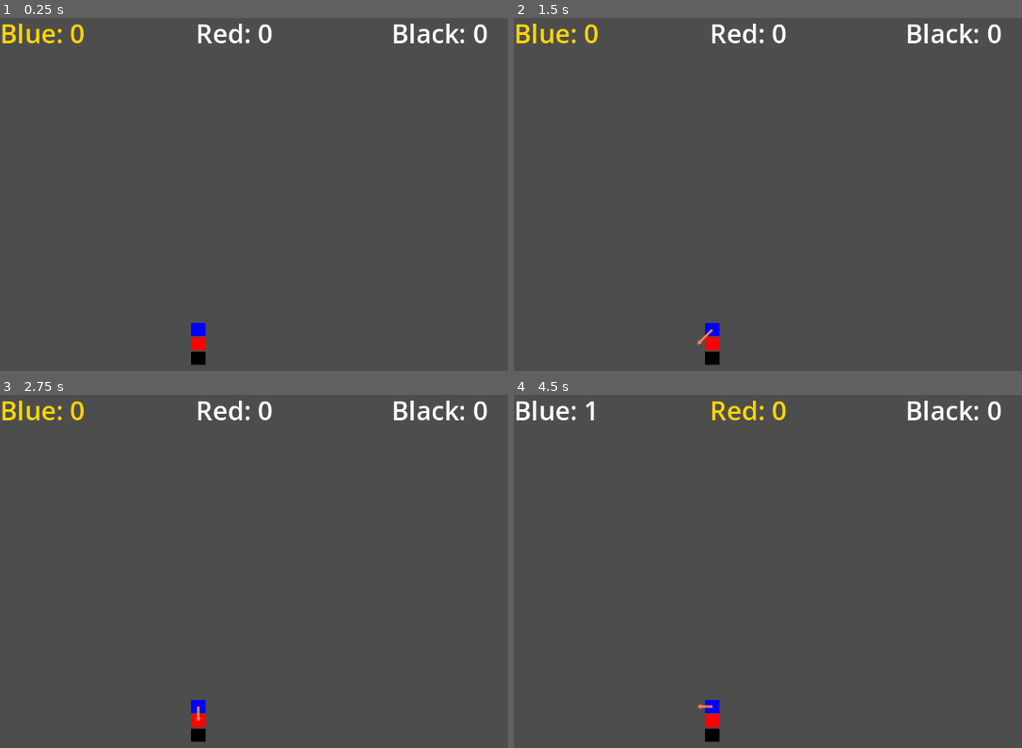
Above: before the commit, frames 1-4 (two rows, left to right).
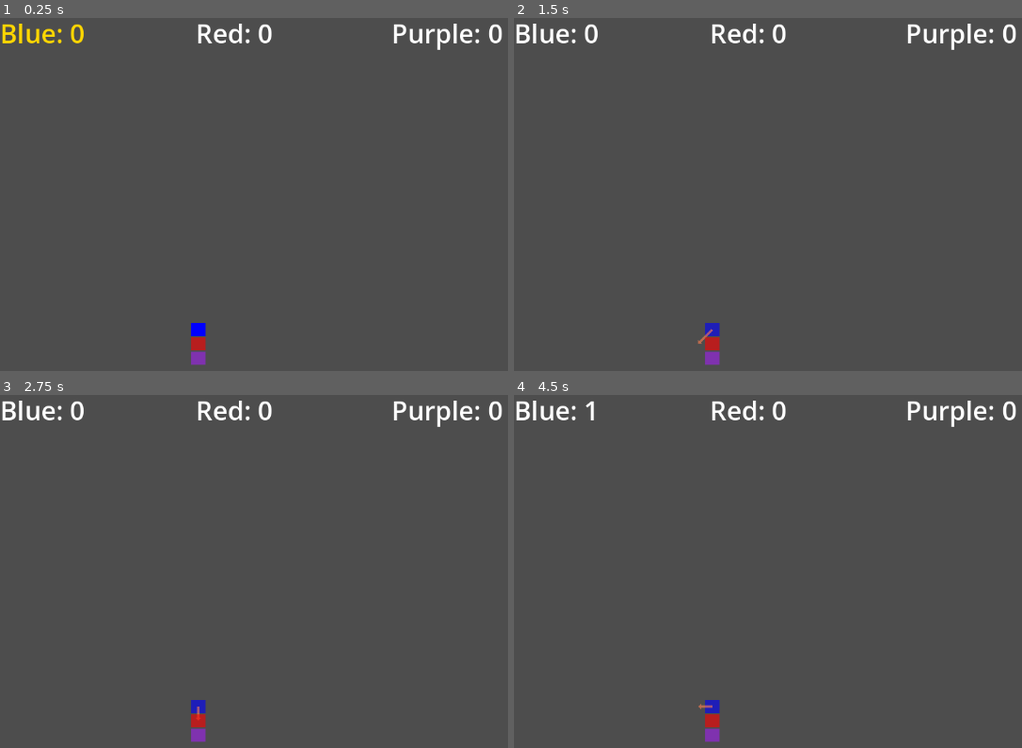
Above: after the commit, the same moments.

Repository: onegm/VectorRacing
Game: Godot game, scene res://scenes/level_0.tscn
The game is run twice, just before and just after one commit, with the same random seed, the same clock (stepped at 60 frames per second) and the same inputs. This scene is started directly instead of the project's main scene.
Inputs (mouse positions are in pixels of both pictures, inside the frame that each line leads up to):
- Up to frame 1 (0.25 s): no input
- Up to frame 2 (1.5 s): tap Enter at 0.5 s; move the mouse to (outside the picture) at 0.52 s; tap Left (decrease_x_speed) at 0.6 s; tap R (reset) at 1.25 s; move the mouse to (737, 247) at 1.27 s; tap Down (decrease_y_speed) at 1.35 s
- Up to frame 3 (2.75 s): tap R (reset) at 2 s; move the mouse to (452, 511) at 2.02 s; tap Right (increase_x_speed) at 2.1 s
- Up to frame 4 (4.5 s): tap R (reset) at 2.75, 3.5, 4.25 s; move the mouse to (854, 687) at 2.77 s; tap Up (increase_y_speed) at 2.85 s; move the mouse to (outside the picture) at 3.52 s; tap Space (next_move) at 3.6 s; move the mouse to (666, 539) at 4.27 s; tap Left (decrease_x_speed) at 4.35 s

The runs differ from the first frame. In frame 1, 0.8% of the frame differs, in the area x 37-99%, y 1-99%; in frame 2, 1.3%, in the area x 0-99%, y 1-99%; in frame 3, 1.3%; in frame 4, 1.3%.

Commit message:
Change racer opacity on turn

Diff:
--- a/scenes/ui/motion_vectors.tscn
+++ b/scenes/ui/motion_vectors.tscn
@@ -3,5 +3,4 @@
 [ext_resource type="Script" path="res://scripts/motion_vectors.gd" id="1_hn63u"]
 
 [node name="MotionVectors" type="Node2D"]
-z_index = 1
 script = ExtResource("1_hn63u")
--- a/scripts/hud.gd
+++ b/scripts/hud.gd
@@ -10,15 +10,15 @@
 	racer = new_racer
 	racer.started_moving.connect(update_label)
 	racer.crashed.connect(update_label)
-	racer.my_turn.connect(on_my_turn)
-	racer.not_my_turn.connect(on_not_my_turn)
+	racer.my_turn_started.connect(on_my_turn_started)
+	racer.my_turn_ended.connect(on_my_turn_ended)
 
 
 func update_label(_velocity = Vector2.ZERO):
 	moves_label.set_text(racer.name + ": " + str(racer.get_moves()))
 
-func on_my_turn():
+func on_my_turn_started():
 	moves_label.modulate = Color.GOLD
 
-func on_not_my_turn():
+func on_my_turn_ended():
 	moves_label.set_modulate(Color.WHITE)
--- a/scripts/level.gd
+++ b/scripts/level.gd
@@ -27,7 +27,7 @@
 
 	racer_spawner.spawn_racers(track.get_spawn_point(), track.spawn_rotation)
 	current_racer = racers[current_racer_idx]
-	current_racer.my_turn.emit()
+	current_racer.my_turn_started.emit()
 
 	track.track_exited.connect(on_track_exited)
 	track.racer_won.connect(on_racer_finished)
@@ -80,12 +80,17 @@
 	return winners
 
 func update_current_racer():
-	current_racer.not_my_turn.emit()
+	await current_racer.my_turn_ended
+
+	if racers.is_empty():
+		end_race()
+		return
+
 	current_racer_idx += 1
 	if(current_racer_idx >= racers.size()):
 		current_racer_idx = 0
 	current_racer = racers[current_racer_idx]
-	current_racer.my_turn.emit()
+	current_racer.my_turn_started.emit()
 
 func any_racer_in_motion() -> bool:
 	return racers.any(func(racer): return racer.is_in_motion)
--- a/scripts/motion_vectors.gd
+++ b/scripts/motion_vectors.gd
@@ -3,6 +3,10 @@
 var racer : Racer
 var velocity : Vector2 = Vector2.ZERO
 var acceleration : Vector2 = Vector2.ZERO
+
+
+var velocity_color = Color.WHITE
+var acceleration_color = Color.CORAL
 
 const ARROW_HEAD_SCALE = Game.TILE_SIZE / 5.0
 
@@ -27,16 +31,17 @@
 	queue_redraw()
 
 func _draw():
-	redraw_vector(velocity, Color.WHITE)
+	redraw_vector(velocity, velocity_color)
 
 	var offset = Vector2.ZERO
 	if vector_mode == Game.VECTOR_MODE.HEAD_TO_TAIL:
 		offset = velocity
-	redraw_vector(acceleration, Color.CORAL, offset)
+	redraw_vector(acceleration, acceleration_color, offset)
 
 
 func redraw_vector(end : Vector2, color : Color, offset : Vector2 = Vector2.ZERO):
 	var arrow_head = PackedVector2Array()
+
 	var arrow_head_vector = end - end.normalized()*ARROW_HEAD_SCALE
 	var arrow_head_rotation_angle = 2*PI/end.length()
 	var head_point2 = (arrow_head_vector).rotated(arrow_head_rotation_angle)
@@ -45,7 +50,9 @@
 	arrow_head.append(head_point2 + offset)
 	arrow_head.append(head_point3 + offset)
 
-	draw_line(offset, end + offset, color, 4.0)
+	var arrow_head_length = end - head_point2.project(end)
+
+	draw_line(offset, end + offset - arrow_head_length, color, 4.0)
 	draw_colored_polygon(arrow_head, color)
 
 func reset():
--- a/scripts/racer.gd
+++ b/scripts/racer.gd
@@ -12,15 +12,24 @@
 var vehicle_color : Color
 var moves = 0
 
+const HIGH_ALPHA = 1.0
+const LOW_ALPHA = 0.6
+const HIGH_Z_IDX = 1
+const LOW_Z_IDX = 0
+
 signal started_moving(move_velocity : Vector2)
 signal updated_target(target_change_vector : Vector2)
 signal crashed
 signal resetted
-signal my_turn
-signal not_my_turn
+signal my_turn_started
+signal my_turn_ended
 
 func _ready():
 	colorize()
+	my_turn_started.connect(on_my_turn_started)
+	my_turn_ended.connect(on_my_turn_ended)
+	modulate.a = LOW_ALPHA
+
 
 func _physics_process(delta):
 	var distance_from_target = (current_target - global_position).length()
@@ -40,6 +49,15 @@
 	var target_change_vector = Vector2(dx*tile_size, dy*tile_size)
 	temp_target = global_position + velocity + target_change_vector
 	updated_target.emit(target_change_vector)
+
+func on_my_turn_started():
+	modulate.a = HIGH_ALPHA
+	set_z_index(HIGH_Z_IDX)
+
+
+func on_my_turn_ended():
+	modulate.a = LOW_ALPHA
+	set_z_index(LOW_Z_IDX)
 
 func move():
 	if is_in_motion:
@@ -69,6 +87,7 @@
 
 func stop_moving():
 	is_in_motion = false
+	my_turn_ended.emit()
 
 func get_moves():
 	return moves
--- a/scripts/racer_spawner.gd
+++ b/scripts/racer_spawner.gd
@@ -5,8 +5,8 @@
 
 var racers = []
 var spawn_points
-var colors = [Color.BLUE, Color.RED, Color.BLACK, Color.DARK_GREEN]
-var names = ["Blue", "Red", "Black", "Green"]
+var colors = [Color.BLUE, Color.RED, Color.PURPLE, Color.DARK_GREEN]
+var names = ["Blue", "Red", "Purple", "Green"]
 
 func spawn_racers(spawn_position: Vector2, spawn_rotation : float):
 	set_spawn_points()
